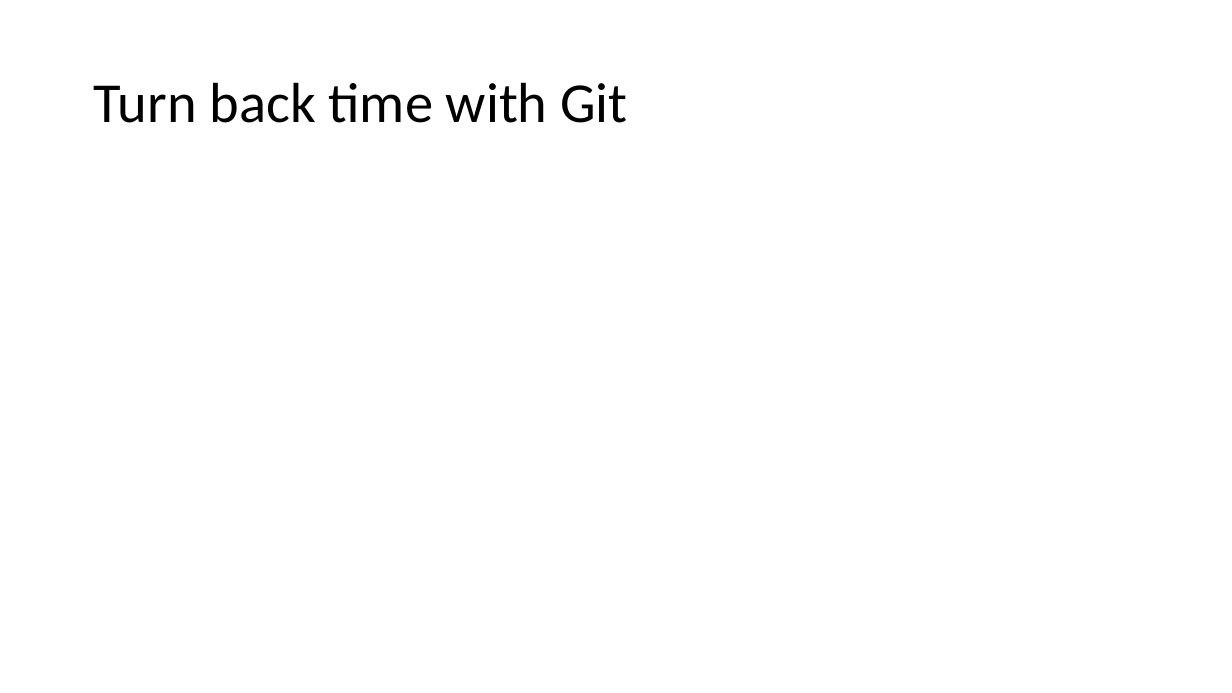
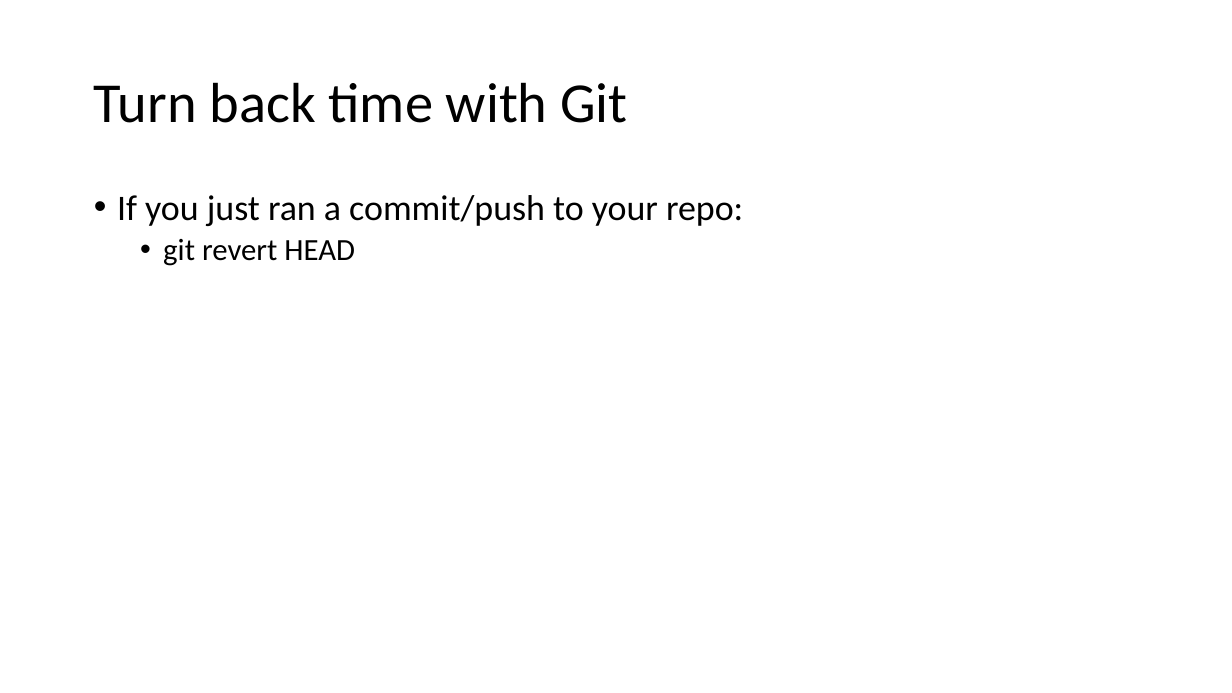
Before and after one commit to spirrello/devshow, a slide deck: slide 7 of Git101.pptx. Drawn at 1232x693 pixels with LibreOffice and Linux fonts; fonts in the diff are those of the drawing. Boxes give left, top, right and bottom in pixels: in the first picture for what was removed or moved away, otherwise in the second. Text is boxed around its words. In the diff, an @@ line names an element or a change of style, - is before the commit and + after.

Commit message:
restored python101.py and updated Git101.pptx

```diff
--- a/Git101.pptx
+++ b/Git101.pptx
@@ text added at bbox=[117, 195, 743, 266], 28 pt, text #000000 @@
+• If you just ran a commit/push to your repo:
+  • git revert HEAD
```
